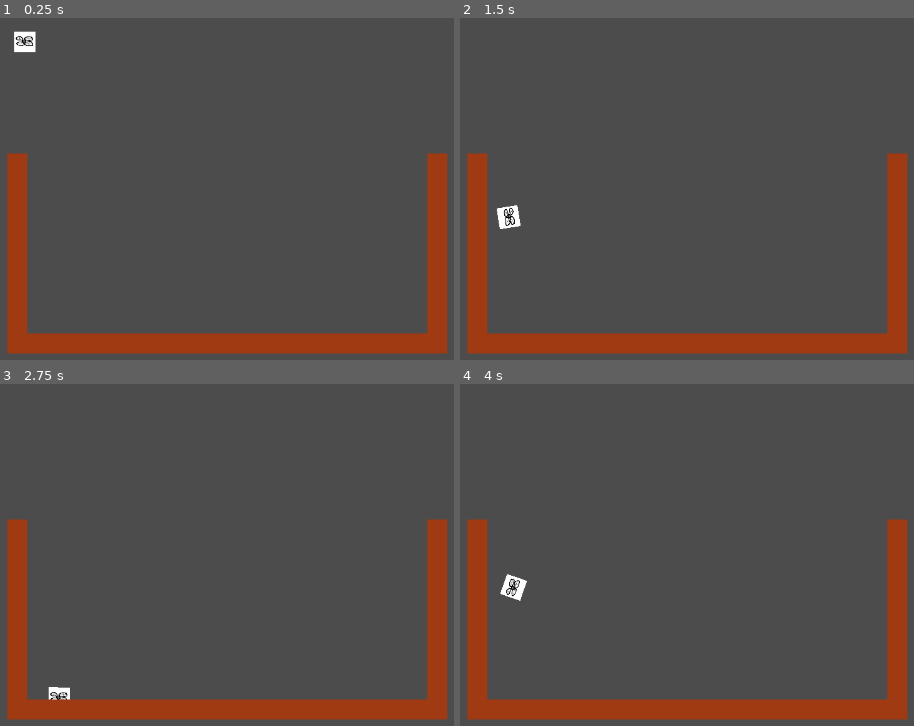
Above: before the commit, frames 1-4 (two rows, left to right).
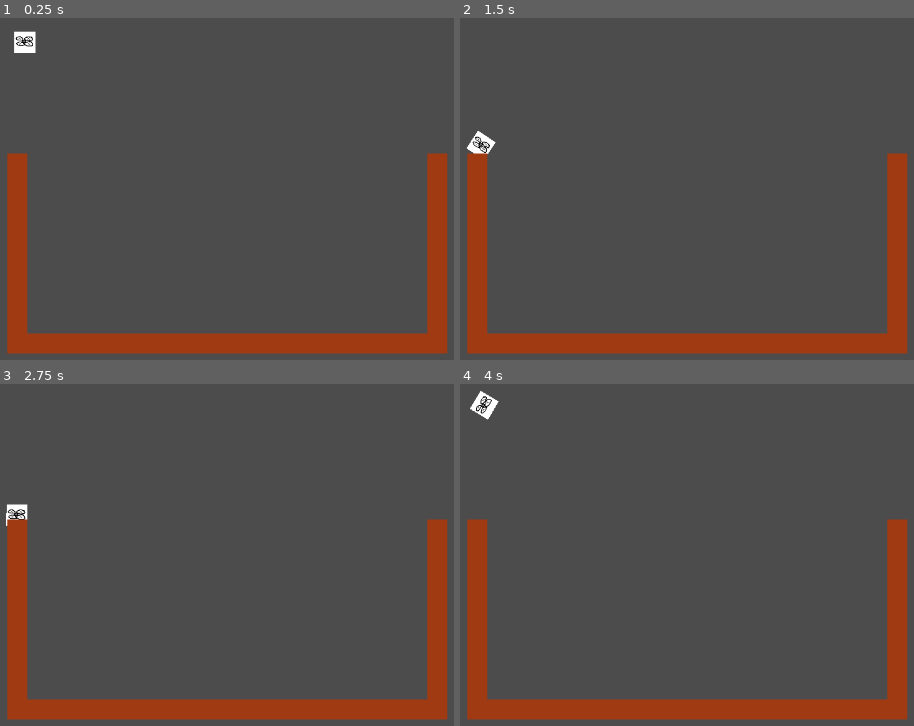
Above: after the commit, the same moments.

Repository: MeAmAnUsername/GMTK-2021
Game: Godot game, scene res://scenes/Main.tscn
Same seed, same stepped clock (60 frames per second), same inputs: the game is played once before the commit and once after it.
Inputs:
- Up to frame 1 (0.25 s): no input
- Up to frame 2 (1.5 s): hold Right (ui_right) 0.53-1.28 s; hold Down (ui_down) from 1.28 s (still down)
- Up to frame 3 (2.75 s): release Down (ui_down) at 2.03 s; hold Right (ui_right) from 2.03 s (still down)
- Up to frame 4 (4 s): tap Enter at 2.75 s; release Right (ui_right) at 2.78 s; hold Up (ui_up) 2.78-3.53 s; hold Left (ui_left) from 3.53 s (still down)

The runs differ from the first frame. In frame 1, less than 0.1% of the frame differs, in the area x 3-8%, y 5-11%; in frame 2, 0.5%; in frame 3, 0.4%; in frame 4, 0.6%, in the area x 2-15%, y 2-64%.

Commit message:
rope panic

Diff:
--- a/scenes/Player.tscn
+++ b/scenes/Player.tscn
@@ -16,21 +16,23 @@
 radius = 4.02645
 height = 23.7941
 
-[node name="Player" type="RigidBody2D"]
+[node name="Node2D" type="Node2D"]
+
+[node name="Player" type="RigidBody2D" parent="."]
 position = Vector2( -7.62939e-06, 0.243225 )
 rotation = -1.57079
 mass = 2.0
 gravity_scale = 4.0
 script = ExtResource( 1 )
 
-[node name="AnimatedSprite" type="AnimatedSprite" parent="."]
+[node name="AnimatedSprite" type="AnimatedSprite" parent="Player"]
 position = Vector2( 0.987236, -0.972079 )
 rotation = 1.57079
 scale = Vector2( 0.526996, 0.526996 )
 frames = SubResource( 1 )
-frame = 1
 playing = true
 
-[node name="CollisionShape2D" type="CollisionShape2D" parent="."]
+[node name="CollisionShape2D" type="CollisionShape2D" parent="Player"]
 position = Vector2( 1.26135, -0.840839 )
+scale = Vector2( 2, 1 )
 shape = SubResource( 2 )
--- /dev/null
+++ b/scenes/RopeSegment.tscn
@@ -0,0 +1,22 @@
+[gd_scene load_steps=3 format=2]
+
+[ext_resource path="res://assets/drone0.png" type="Texture" id=1]
+
+[sub_resource type="CircleShape2D" id=1]
+
+[node name="Node2D" type="Node2D"]
+
+[node name="PinJoint2D" type="PinJoint2D" parent="."]
+rotation = -1.57079
+
+[node name="segment" type="RigidBody2D" parent="."]
+rotation = -1.57079
+mass = 0.01
+
+[node name="CollisionShape2D" type="CollisionShape2D" parent="segment"]
+scale = Vector2( 0.1, 0.1 )
+shape = SubResource( 1 )
+
+[node name="Sprite" type="Sprite" parent="segment"]
+scale = Vector2( 0.0901198, 0.160509 )
+texture = ExtResource( 1 )
--- /dev/null
+++ b/scenes/turret.tscn
@@ -0,0 +1,5 @@
+[gd_scene format=2]
+
+[node name="Node2D" type="Node2D"]
+
+[node name="Sprite" type="Sprite" parent="."]
--- a/scripts/Player.gd
+++ b/scripts/Player.gd
@@ -4,10 +4,14 @@
 var torque = 4000
 
 var force = Vector2()
+
 var thrust_charge = 0
 var torque_charge = 0
 var input_x : int
 var input_y : int
+
+const pre_segment = preload("res://scenes/RopeSegment.tscn")
+var seg
 
 func _init():
 	angular_damp = 6.0
@@ -27,6 +31,16 @@
 	gravity_scale += delta * (3.0 if (input_y == 0) else -6.0)
 	gravity_scale = clamp(gravity_scale, 2.0, 5.0)
 
+func _ready():
+	seg = pre_segment.instance()
+	get_parent().add_child(seg)
+	seg.position.y = position.y + 100
+	seg.position.x = position.x + 10
+	seg.get_node("PinJoint2D").set_node_a(self.get_path())
+	seg.get_node("PinJoint2D").set_node_b(seg.get_node("segment").get_path())
+
+
+
 func _physics_process(_delta):
 	pass
 
@@ -43,10 +57,6 @@
 	applied_force = Vector2(0, total_thrust * input_y).rotated(rotation + TAU*0.25)
 
 
-# Called when the node enters the scene tree for the first time.
-func _ready():
-	pass # Replace with function body.
-
 # Called every frame. 'delta' is the elapsed time since the previous frame.
 #func _process(delta):
 #	pass
